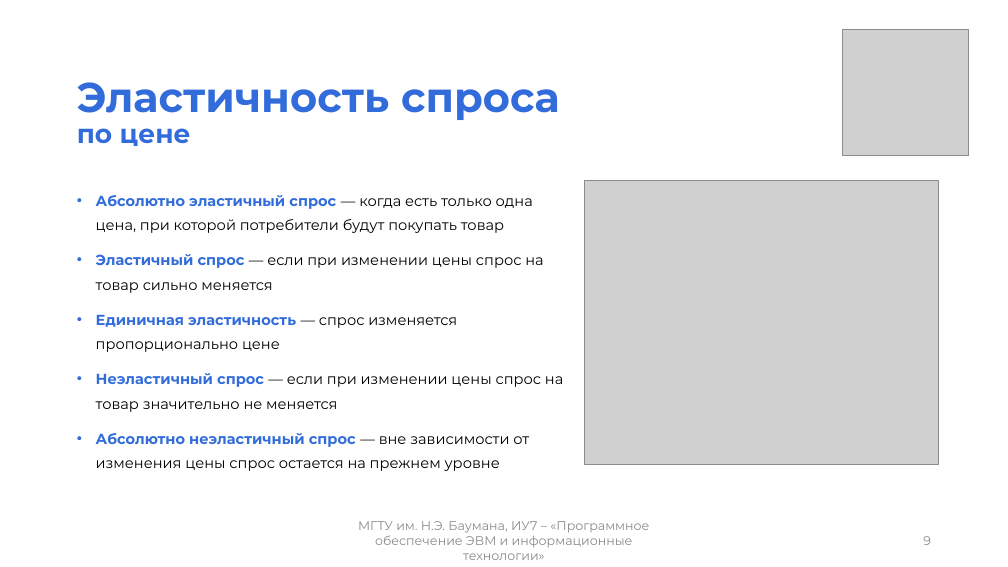
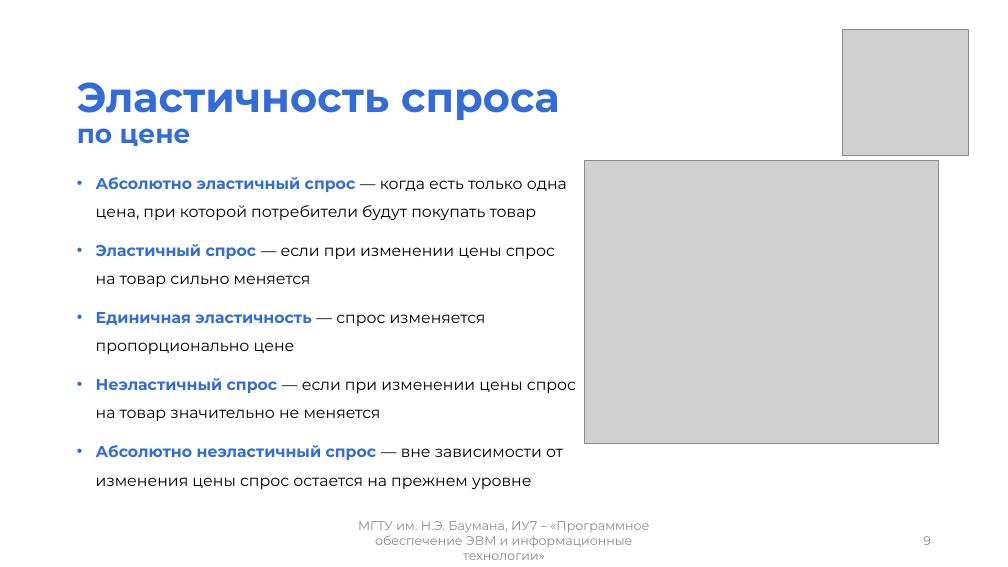
Before and after one commit to mshsvnv/Economics, a slide deck: slide 9 of module_01/pres.pptx. Drawn at 1008x567 pixels with LibreOffice and Linux fonts; fonts in the diff are those of the drawing; grey boxes stand for pictures. Boxes give left, top, right and bottom in pixels: in the first picture for what was removed or moved away, otherwise in the second. Text is boxed around its words. In the diff, an @@ line names an element or a change of style, - is before the commit and + after.

```diff
--- a/module_01/pres.pptx
+++ b/module_01/pres.pptx
@@ text "Абсолютно эластичный спрос — когда ...": place and size @@
-text "Абсолютно эластичный спрос — когда ..." at bbox=[96, 195, 563, 471]
+text "Абсолютно эластичный спрос — когда ..." at bbox=[96, 177, 576, 489]
@@ text "Абсолютно эластичный спрос — когда ..." at bbox=[96, 177, 576, 489]: size 13.9 to 15 pt; line spacing 1.4 to 1.5 @@
@@ picture: place and size @@
-picture at bbox=[585, 181, 939, 464]
+picture at bbox=[585, 160, 939, 444]
```
Also in this commit, not shown: 4 other slides changed, 23 other files.
